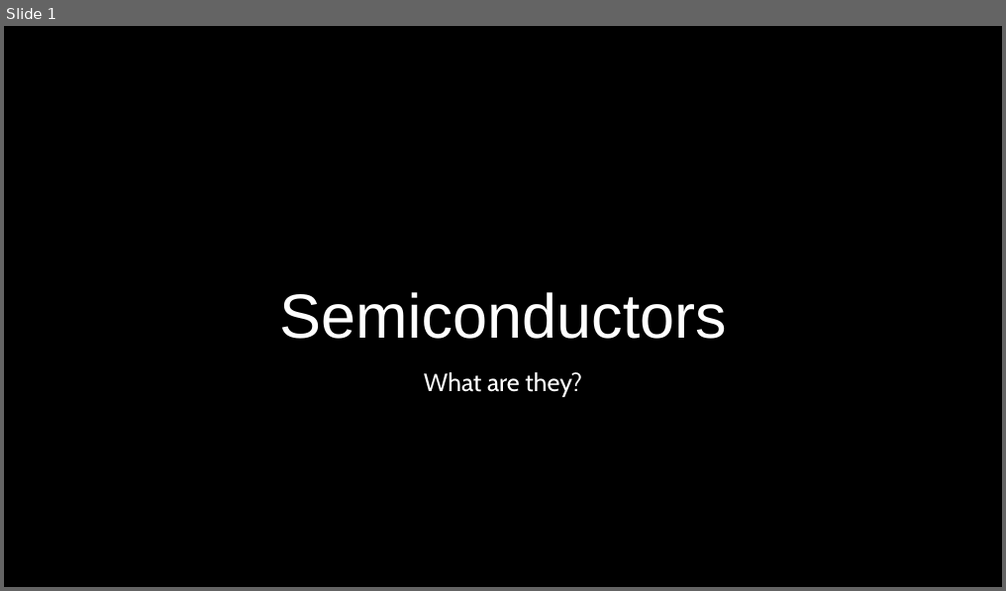
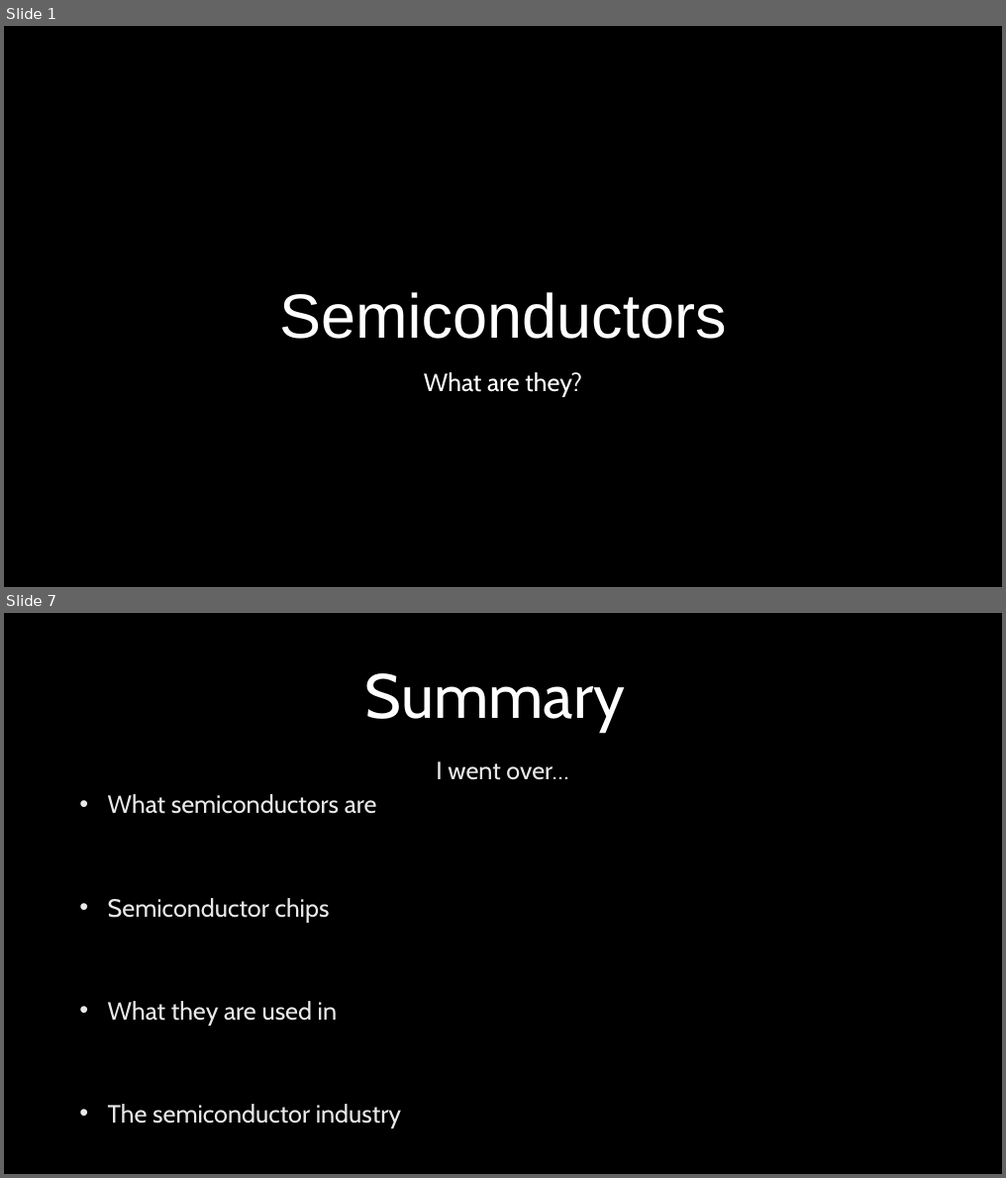
Before and after one commit to Plasic74x/blast, a slide deck: Semiconductors.pptx. Shown one above the other, each under a label of ours: slide 1 before the commit, slides 1 and 7 after it; the slides between them are not shown. The pictures are 1006x591 and 1006x1178 pixels, drawn with LibreOffice and Linux fonts; fonts in the diff are those of the drawing; background and template pictures are left out. Boxes give left, top, right and bottom in pixels: in the first picture for what was removed or moved away, otherwise in the second. Text is boxed around its words. In the diff, an @@ line names an element or a change of style, - is before the commit and + after.

```diff
--- a/Semiconductors.pptx
+++ b/Semiconductors.pptx
@@ slide 7 added at box(4, 613, 1002, 1174), background #000000 @@
@@ title added at box(365, 673, 625, 733), 60 pt, text #FFFFFF @@
+Summary
@@ text added at box(108, 761, 568, 1129), 24 pt, text #EAEAEA @@
+I went over…
+• What semiconductors are
+• Semiconductor chips
+• What they are used in
+• The semiconductor industry
```
Also in this commit, not shown: 1 slide changed, 7 other slides added.
